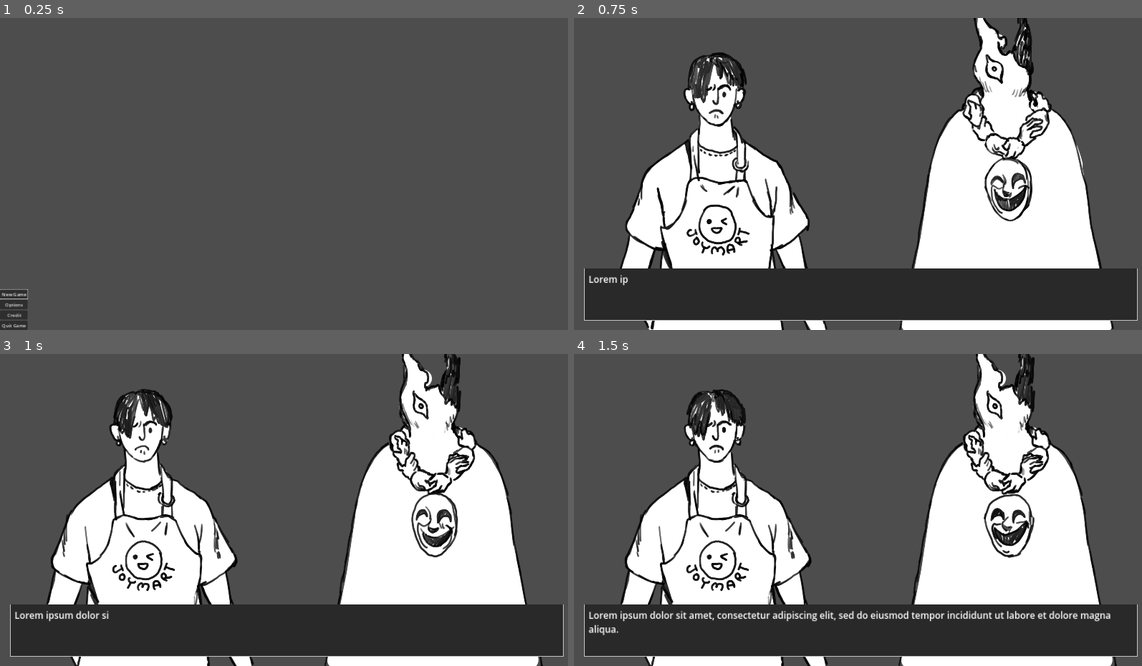
Above: before the commit, frames 1-4 (two rows, left to right).
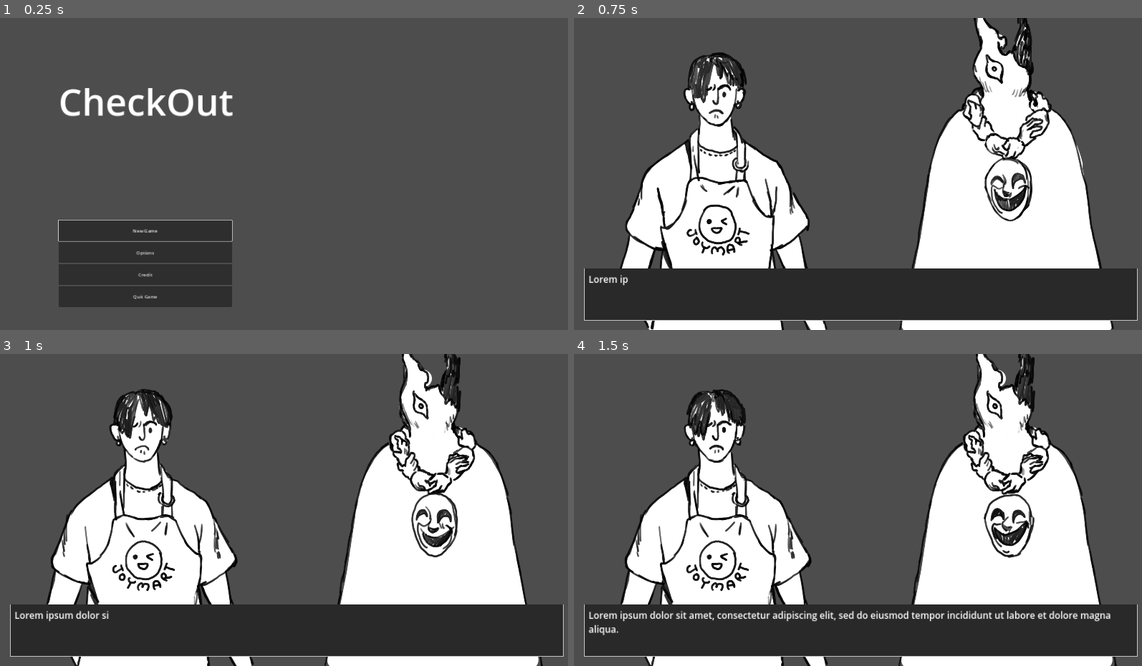
Above: after the commit, the same moments.

Repository: ephemer1s/The-Checkout-Game
Game: Godot game, scene res://scenes/root.tscn
Same seed, same stepped clock (60 frames per second), same inputs: the game is played once before the commit and once after it.
Inputs (mouse positions are in pixels of both pictures, inside the frame that each line leads up to):
- Up to frame 1 (0.25 s): no input
- Up to frame 2 (0.75 s): click "New Game" at 0.5 s
- Up to frame 3 (1 s): no input
- Up to frame 4 (1.5 s): move the mouse to (988, 494) at 1.27 s; click (988, 494) at 1.35 s

The runs differ from the first frame. In frame 1, 9.8% of the frame differs, in the area x 0-41%, y 22-100%; in frame 2, nothing differs; in frame 3, nothing differs; in frame 4, nothing differs.

Commit message:
Update main-menu.tscn

Diff:
--- a/scenes/main/main-menu.tscn
+++ b/scenes/main/main-menu.tscn
@@ -17,12 +17,16 @@
 anchors_preset = 2
 anchor_top = 1.0
 anchor_bottom = 1.0
-offset_top = -136.0
-offset_right = 93.0
+offset_left = 200.0
+offset_top = -380.0
+offset_right = 800.0
+offset_bottom = -80.0
 grow_vertical = 0
+pivot_offset = Vector2(0, 300)
 
 [node name="BtnNewGame" type="Button" parent="VBoxContainer"]
 layout_mode = 2
+size_flags_vertical = 3
 focus_neighbor_top = NodePath("../BtnQuitGame")
 focus_neighbor_bottom = NodePath("../BtnOptions")
 focus_next = NodePath("../BtnOptions")
@@ -31,6 +35,7 @@
 
 [node name="BtnOptions" type="Button" parent="VBoxContainer"]
 layout_mode = 2
+size_flags_vertical = 3
 focus_neighbor_top = NodePath("../BtnNewGame")
 focus_neighbor_bottom = NodePath("../BtnCredits")
 focus_next = NodePath("../BtnCredits")
@@ -39,6 +44,7 @@
 
 [node name="BtnCredits" type="Button" parent="VBoxContainer"]
 layout_mode = 2
+size_flags_vertical = 3
 focus_neighbor_top = NodePath("../BtnOptions")
 focus_neighbor_bottom = NodePath("../BtnQuitGame")
 focus_next = NodePath("../BtnQuitGame")
@@ -47,12 +53,25 @@
 
 [node name="BtnQuitGame" type="Button" parent="VBoxContainer"]
 layout_mode = 2
+size_flags_vertical = 3
 focus_neighbor_top = NodePath("../BtnCredits")
 focus_neighbor_bottom = NodePath("../BtnNewGame")
 focus_next = NodePath("../BtnNewGame")
 focus_previous = NodePath("../BtnCredits")
 text = "Quit Game"
 
+[node name="MarginContainer" type="MarginContainer" parent="."]
+layout_mode = 0
+offset_left = 200.0
+offset_top = 200.0
+offset_right = 1000.0
+offset_bottom = 500.0
+
+[node name="RichTextLabel" type="RichTextLabel" parent="MarginContainer"]
+layout_mode = 2
+theme_override_font_sizes/normal_font_size = 128
+text = "CheckOut"
+
 [connection signal="pressed" from="VBoxContainer/BtnNewGame" to="." method="_on_btn_new_game_pressed"]
 [connection signal="pressed" from="VBoxContainer/BtnOptions" to="." method="_on_btn_options_pressed"]
 [connection signal="pressed" from="VBoxContainer/BtnCredits" to="." method="_on_btn_credit_pressed"]
